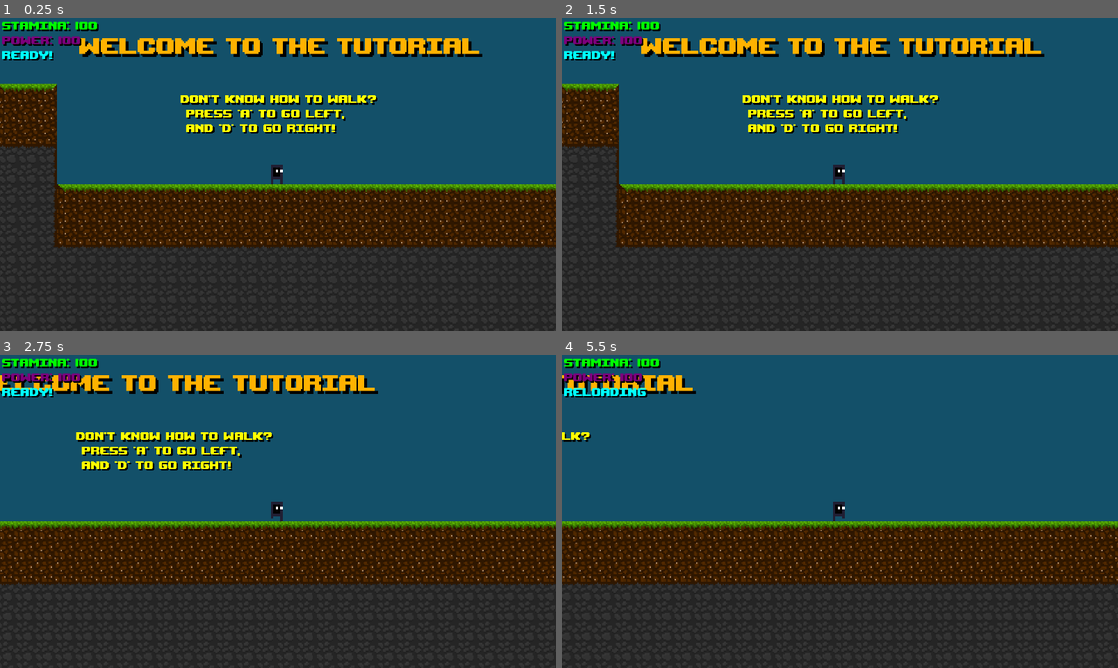
Above: before the commit, frames 1-4 (two rows, left to right).
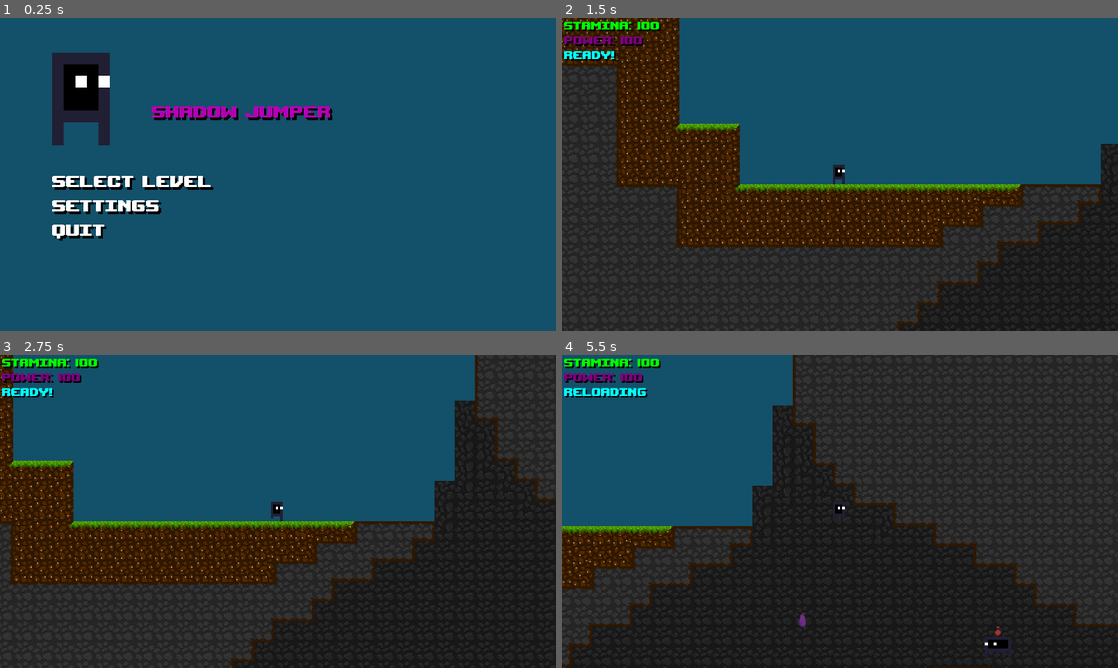
Above: after the commit, the same moments.

Repository: NicolasLFerreira/Cytoplasmic-Warrior
Game: Godot game, scene res://gui/menu_screens/TitleScreenMenu.tscn
The game is run twice, just before and just after one commit, with the same random seed, the same clock (stepped at 60 frames per second) and the same inputs. Before the commit the project starts from res://maps/TutorialMap.tscn.
Inputs (mouse positions are in pixels of both pictures, inside the frame that each line leads up to):
- Up to frame 1 (0.25 s): no input
- Up to frame 2 (1.5 s): click (706, 180) at 0.5 s, where only the run after the commit has a clickable "select level"; click (756, 161) at 1.25 s, where only the run after the commit has a clickable "Level: 1"
- Up to frame 3 (2.75 s): tap A (walk_left) at 2 s; hold D (walk_right) from 2.03 s (still down); tap G (G) at 2.1 s; tap K (air_jump) at 2.27 s
- Up to frame 4 (5.5 s): tap A (walk_left) at 2.75, 3.5, 5 s; tap L (convert) at 2.85 s; tap K (air_jump) at 3.02, 4.52, 5.27 s; release D (walk_right) at 3.53 s; hold A (walk_left) 3.53-4.28 s; tap J (dash) at 3.6 s; hold D (walk_right) from 4.28 s (still down); tap N (dodge) at 4.35 s; tap H (shoot) at 5.1 s

The runs differ from the first frame. In frame 1, 60% of the frame differs, in the area x 0-100%, y 1-100%; in frame 2, 24%; in frame 3, 26%; in frame 4, 56%.

Commit message:
Changed main scene

Diff:
--- a/project.godot
+++ b/project.godot
@@ -16,7 +16,7 @@
 [application]
 
 config/name="Survival 2.0"
-run/main_scene="res://maps/TutorialMap.tscn"
+run/main_scene="res://gui/menu_screens/TitleScreenMenu.tscn"
 config/icon="res://icon.png"
 
 [autoload]
